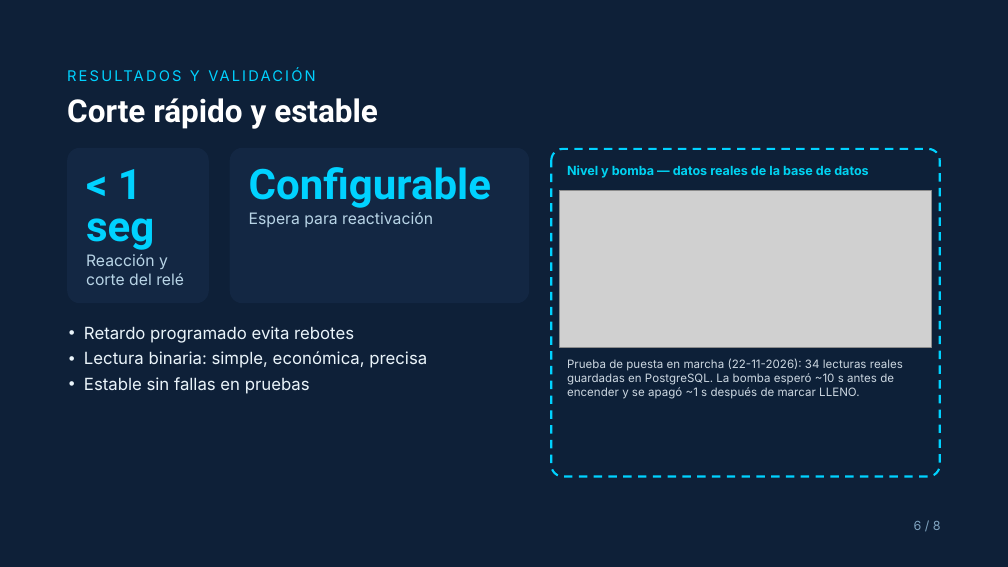
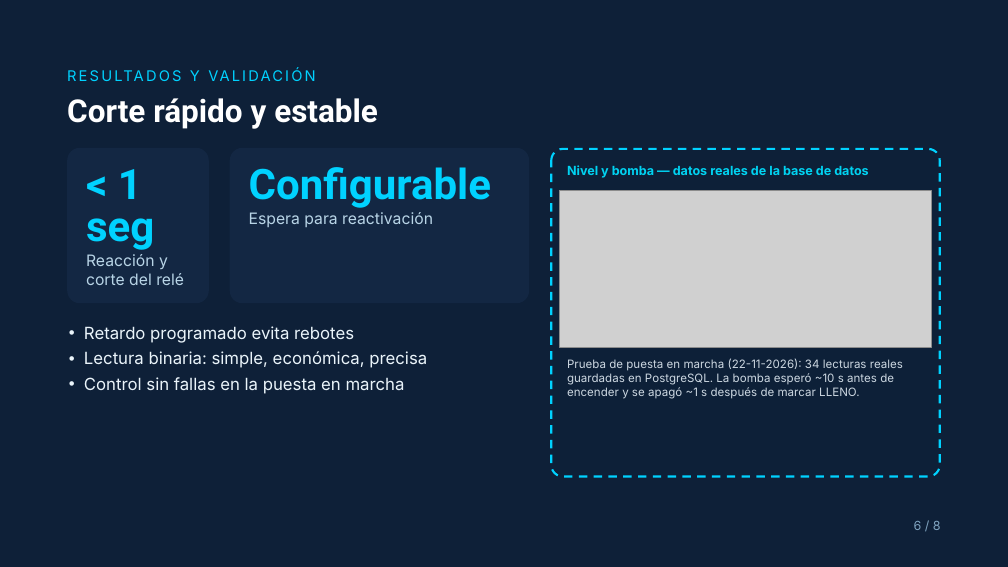
Before and after one commit to mcandela123/esp32-railway-estanque, a slide deck: slide 6 of documentacion/presentacion/presentacion_estanque.pptx. Drawn at 1008x567 pixels with LibreOffice and Linux fonts; fonts in the diff are those of the drawing; grey boxes stand for pictures. Boxes give left, top, right and bottom in pixels: in the first picture for what was removed or moved away, otherwise in the second. Text is boxed around its words. In the diff, an @@ line names an element or a change of style, - is before the commit and + after.

```diff
--- a/documentacion/presentacion/presentacion_estanque.pptx
+++ b/documentacion/presentacion/presentacion_estanque.pptx
@@ text at box(84, 377, 405, 394): text changed @@
-• Estable sin fallas en pruebas
+• Control sin fallas en la puesta en marcha
```
Also in this commit, not shown: 4 other slides changed, 1 other file.
